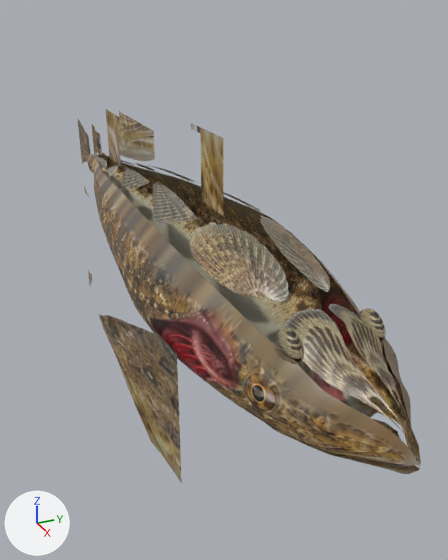
What one commit did to the glTF model games/gyogyo/public/models/fish/magochi.glb.
Rendered twice from a camera (50 mm lens) standing at (0.332, -0.11, 0.12) and looking at (0.028, 0.026, -0.032). Every picture has the same lights, and +X, +Y and +Z are marked at lower left. The picture after the commit comes second.

In view in the first picture: 'magochi'.
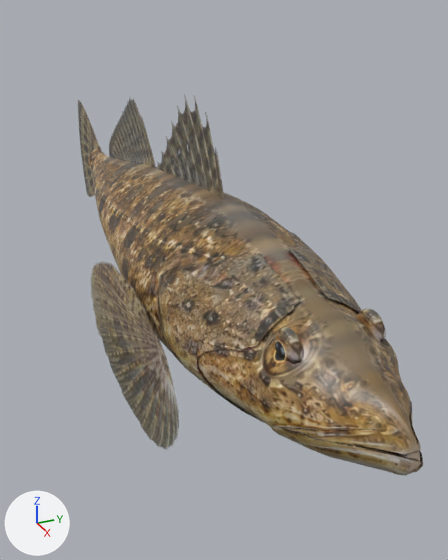
Where the change shows, as pixel boxes [x1, y1, x2, y2] in the pictures (448 x 560 px):
'magochi', reshaped: before [78, 109, 421, 483]; after [78, 94, 423, 476]
part 1 of me_magochi_body, added (brown): after [277, 401, 421, 455]
part 2 of me_magochi_body, added (brown): after [270, 422, 423, 476]
part 3 of me_magochi_body, added (brown): after [288, 244, 361, 312]
part 4 of me_magochi_body, added (brown): after [158, 253, 300, 423]
part 5 of me_magochi_body, built on: before [254, 380, 420, 465]; after [254, 412, 420, 462]
part 6 of me_magochi_body, surface changed: before [78, 109, 421, 483]; after [78, 94, 420, 474]

The change, as a diff of the scene's bpy script:
```diff
--- a/games/gyogyo/public/models/fish/magochi.glb.py
+++ b/games/gyogyo/public/models/fish/magochi.glb.py
@@ me_magochi_body @@
 # used by ob_magochi; location = (0.0, 0.0, 0.0)
-me_magochi_body.from_pydata(...)  # 2666 vertices, 5164 faces; spans x -0.226..0.225, y -0.054..0.054, z -0.075..0.078
+me_magochi_body.from_pydata(...)  # 6305 vertices, 11193 faces; spans x -0.226..0.226, y -0.054..0.054, z -0.075..0.078
+# me_magochi_body part 1: a new loose piece of 2657 vertices spanning x 0.182..0.224, y -0.025..0.025, z -0.015..0.003, in mat_magochi (picture img_magochi_atlas)
+# me_magochi_body part 2: a new loose piece of 540 vertices spanning x 0.182..0.226, y -0.026..0.026, z -0.023..-0.003, in mat_magochi (picture img_magochi_atlas)
+# me_magochi_body part 3: a new loose piece of 179 vertices spanning x 0.102..0.171, y 0.005..0.042, z -0.029..0.029, in mat_magochi (picture img_magochi_atlas)
+# me_magochi_body part 4: a new loose piece of 172 vertices spanning x 0.102..0.171, y -0.042..-0.005, z -0.028..0.029, in mat_magochi (picture img_magochi_atlas)
+# me_magochi_body part 5
+# 90 faces are deleted
+# 91 vertices are added at x 0.174..0.225, y -0.026..0.026, z -0.015..-0.003
+# 270 new faces join them
+# me_magochi_body part 6: 4854 kept faces spanning x -0.226..0.225, y -0.054..0.054, z -0.075..0.078 get new texture (UV) coordinates
 me_magochi_body.materials.append(mat_magochi)
```
